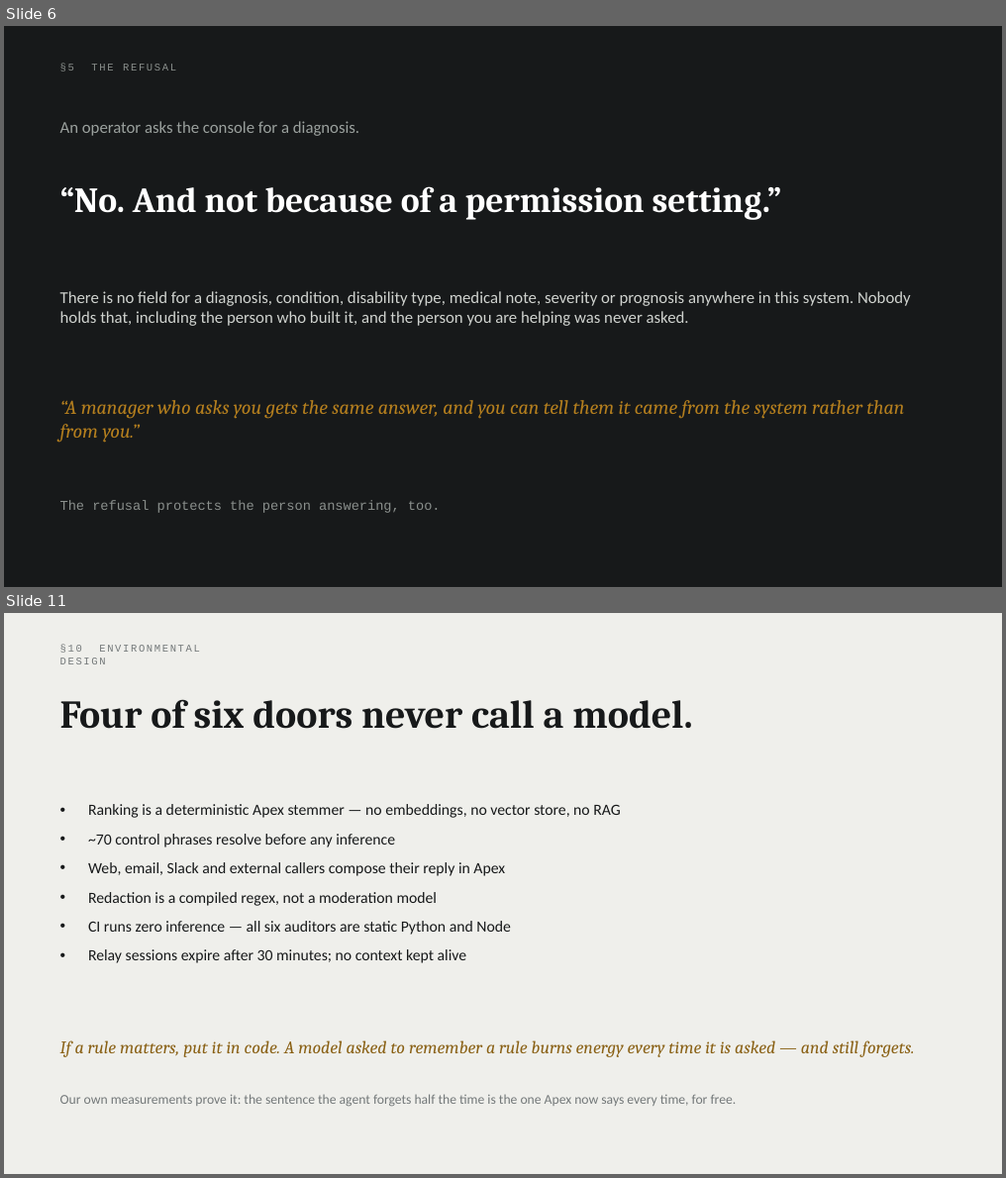
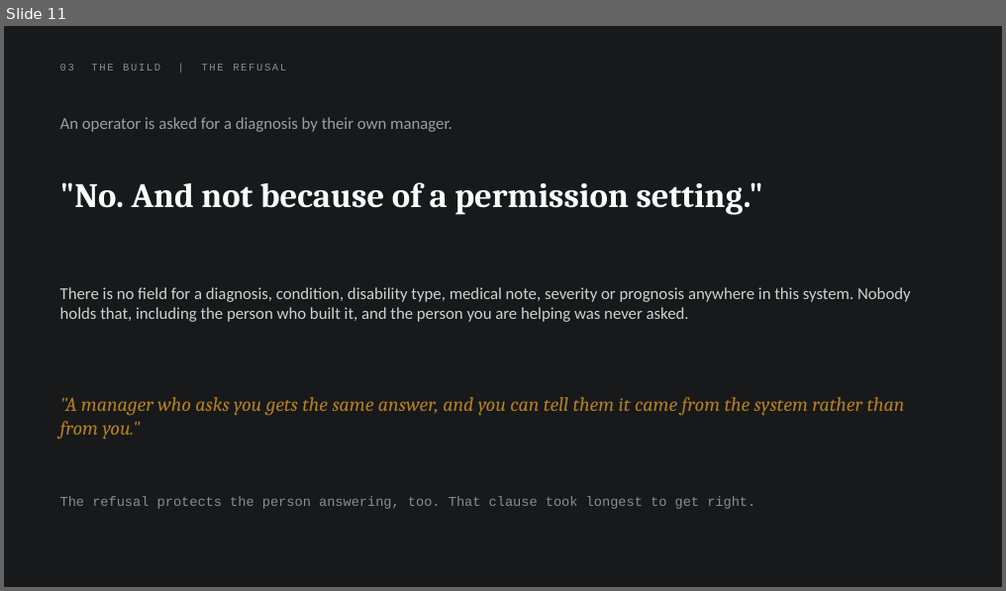
Before and after one commit to parthsevak2/curb-cut, a slide deck: submission/Curb-Cut.pptx. Shown one above the other, each under a label of ours: slides 6 and 11 before the commit, slide 11 after it; the slides between them are not shown. The pictures are 1006x1178 and 1006x591 pixels, drawn with LibreOffice and Linux fonts; fonts in the diff are those of the drawing. Boxes give left, top, right and bottom in pixels: in the first picture for what was removed or moved away, otherwise in the second. Text is boxed around its words. In the diff, an @@ line names an element or a change of style, - is before the commit and + after.

```diff
--- a/submission/Curb-Cut.pptx
+++ b/submission/Curb-Cut.pptx
@@ slide 11 removed at box(4, 613, 1002, 1174), background #EFEFEB @@
@@ text removed at box(60, 645, 200, 664) @@
-§10 ENVIRONMENTAL DESIGN
@@ text removed at box(60, 699, 693, 729) @@
-Four of six doors never call a model.
@@ text removed at box(88, 804, 620, 963) @@
-• Ranking is a deterministic Apex stemmer — no embeddings, no vector store, no RAG
-• ~70 control phrases resolve before any inference
-• Web, email, Slack and external callers compose their reply in Apex
-• Redaction is a compiled regex, not a moderation model
-• CI runs zero inference — all six auditors are static Python and Node
-• Relay sessions expire after 30 minutes; no context kept alive
@@ text removed at box(60, 1041, 914, 1058) @@
-If a rule matters, put it in code. A model asked to remember a rule burns energy every time it is asked — and still forgets.
@@ text removed at box(60, 1094, 737, 1106) @@
-Our own measurements prove it: the sentence the agent forgets half the time is the one Apex now says every time, for free.
@@ what was slide 6 is now slide 11 @@
@@ slide 11 changed as well @@
@@ text at box(60, 64, 286, 71): text changed @@
-§5 THE REFUSAL
+03 THE BUILD | THE REFUSAL
@@ text at box(60, 117, 452, 132): text changed @@
-An operator asks the console for a diagnosis.
+An operator is asked for a diagnosis by their own manager.
@@ text at box(60, 182, 763, 215): text changed; size 34 to 33 pt @@
-“No. And not because of a permission setting.”
+"No. And not because of a permission setting."
@@ text "There is no field for ...": place and size @@
-text "There is no field for ..." at box(60, 291, 911, 326)
+text "There is no field for ..." at box(60, 287, 911, 322)
@@ text at box(60, 397, 905, 440): text changed @@
-“A manager who asks you gets the same answer, and you can tell them it came from the system rather than from you.”
+"A manager who asks you gets the same answer, and you can tell them it came from the system rather than from you."
@@ text at box(60, 496, 755, 509): text changed @@
-The refusal protects the person answering, too.
+The refusal protects the person answering, too. That clause took longest to get right.
```
Also in this commit, not shown: 6 other slides changed, 10 slides added, 5 other slides removed.
